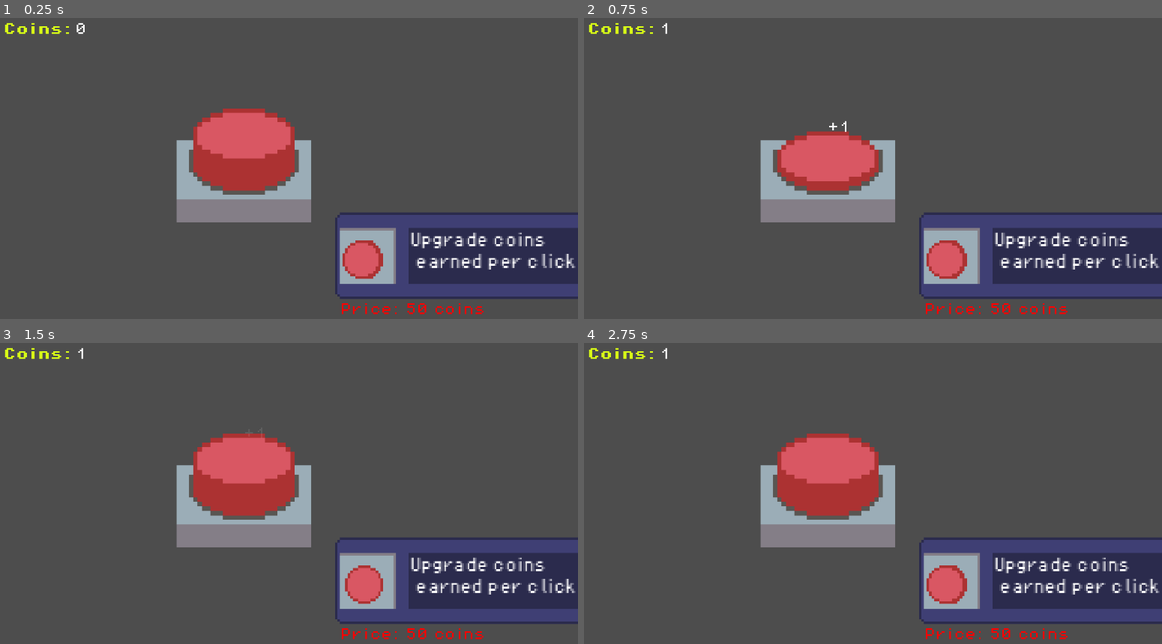
Above: before the commit, frames 1-4 (two rows, left to right).
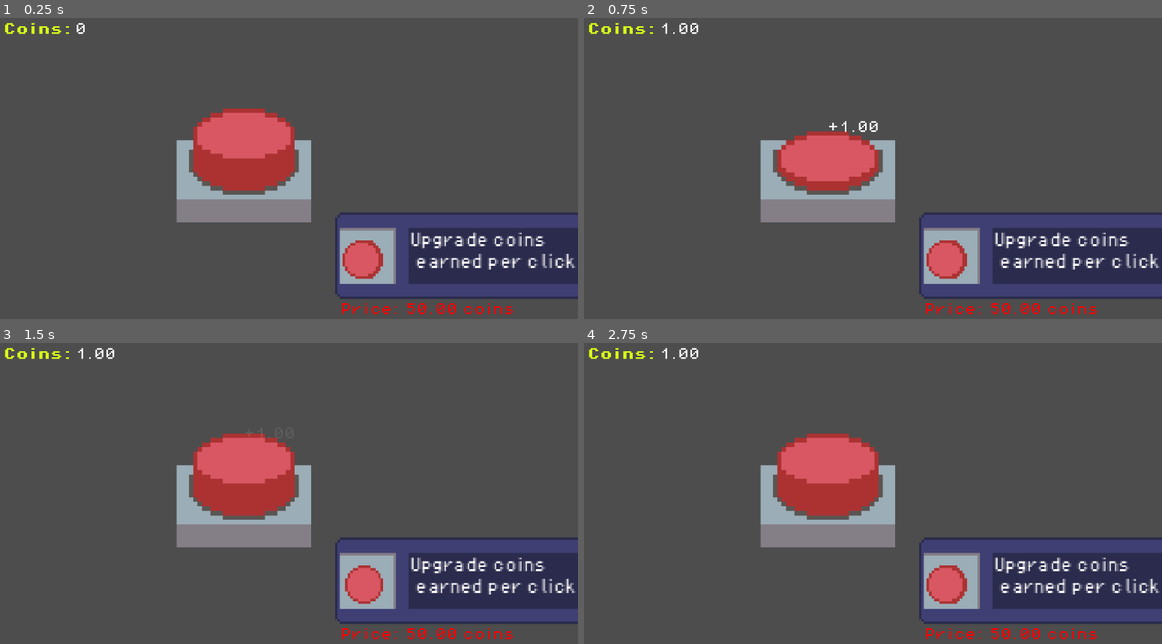
Above: after the commit, the same moments.

Repository: George101-dev/Click
Game: Godot game, scene res://main.tscn
Two runs of this game, one before a commit and one after it. Both use one fixed random seed, a clock stepped at 60 frames per second and the inputs below.
Inputs (mouse positions are in pixels of both pictures, inside the frame that each line leads up to):
- Up to frame 1 (0.25 s): no input
- Up to frame 2 (0.75 s): tap Enter at 0.5 s; move the mouse to (826, 132) at 0.52 s; press the mouse at (826, 132) at 0.53 s
- Up to frame 3 (1.5 s): move the mouse to (364, 583) at 1.27 s; release the mouse at (364, 583) at 1.28 s; click (364, 583) at 1.35 s
- Up to frame 4 (2.75 s): tap Space at 2 s; move the mouse to (925, 409) at 2.02 s; press the mouse at (925, 409) at 2.03 s

The runs differ from the first frame. In frame 1, 0.2% of the frame differs, in the area x 74-89%, y 94-99%; in frame 2, 0.3%, in the area x 15-89%, y 1-99%; in frame 3, 0.2%; in frame 4, 0.2%.

Commit message:
Upgrade_logic_upgrade

Diff:
--- a/button.gd
+++ b/button.gd
@@ -1,16 +1,16 @@
 extends Area2D
 
-var coins = 0
+var coins = 0.00
 var upgradeCost = 50
 var clicks = 0
-var n = 1
+var n = 1.00
 var can_Click = true
 @export var popup_scene: PackedScene
 
 
 
 #shows you how much was added to your score and then fades out, check poppupLable to see the code
-func spawn_popup(value: int):
+func spawn_popup(value):
 	var popup = popup_scene.instantiate()
 	get_tree().current_scene.add_child(popup)
 
@@ -34,7 +34,7 @@
 			clicks += 1
 			spawn_popup(n)
 			#print('Score: ', score)
-			$"../Label2".text = str(coins)
+			$"../Label2".text = "%.2f" % coins
 			update_upgrade_label()
 
 			# score multiplier
@@ -53,7 +53,6 @@
 
 
 
-
 func _on_upgrade_coins_on_click_upgrade_pressed() -> void:
 	try_upgrade()
 
@@ -63,16 +62,19 @@
 		print('You can not afford this upgrade!')
 	elif coins >= upgradeCost:
 		coins -= upgradeCost
-		$"../Label2".text = str(coins)
-		n *= 2
-		upgradeCost += 50
-		$"../Label3".text = "Price: " + str(upgradeCost) + " coins"
+		coins = round(coins)
+		$"../Label2".text = "%.2f" % coins
+		n += 0.50
+
+		upgradeCost *= 1.15
+		upgradeCost = (upgradeCost)
+		$"../Label3".text = "Price: " + "%.2f" % upgradeCost + " coins"
 		update_upgrade_label()
 		print('Coin gain upgraded!');
 
 
 func update_upgrade_label():
-	$"../Label3".text = "Price: " + str(upgradeCost) + " coins"
+	$"../Label3".text = "Price: " + "%.2f" % upgradeCost + " coins"
 
 	if coins >= upgradeCost:
 		$"../Label3".modulate = Color.GREEN
--- a/main.tscn
+++ b/main.tscn
@@ -38,4 +38,4 @@
 offset_right = 683.0
 offset_bottom = 493.0
 theme_override_fonts/font = ExtResource("2_0xm2m")
-text = "Price: 50 coins"
+text = "Price: 50.0 coins"
--- a/poppupLabel.gd
+++ b/poppupLabel.gd
@@ -2,8 +2,8 @@
 
 
 #Plays the animation for showing you how much was added to your score after clicking the button and then goes up and fades out
-func start(value: int):
-	text = "+" + str(value)
+func start(value):
+	text = "+" + "%.2f" % value
 	modulate.a = 1.0
 
 	var tween = get_tree().create_tween()
